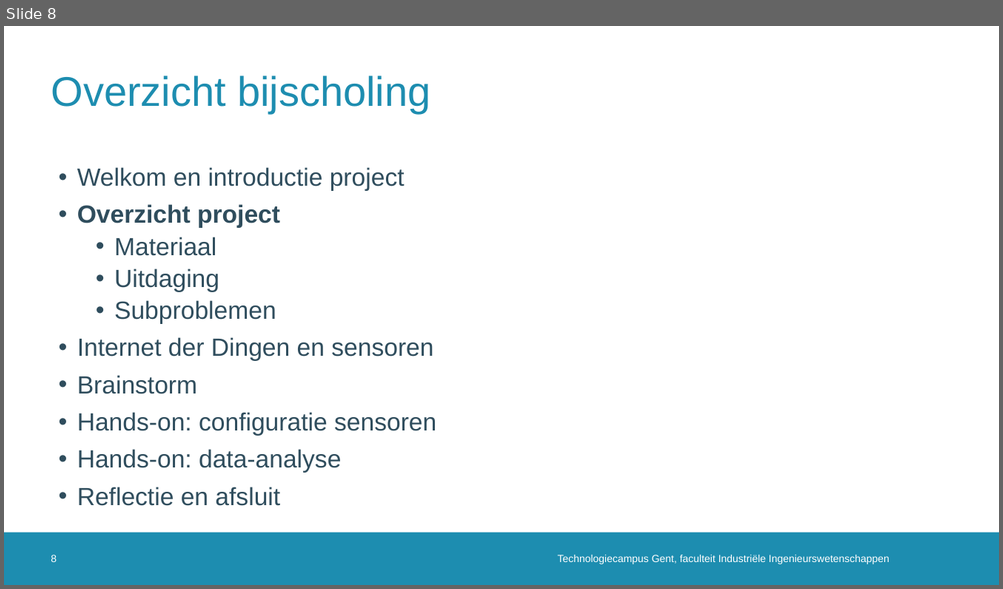
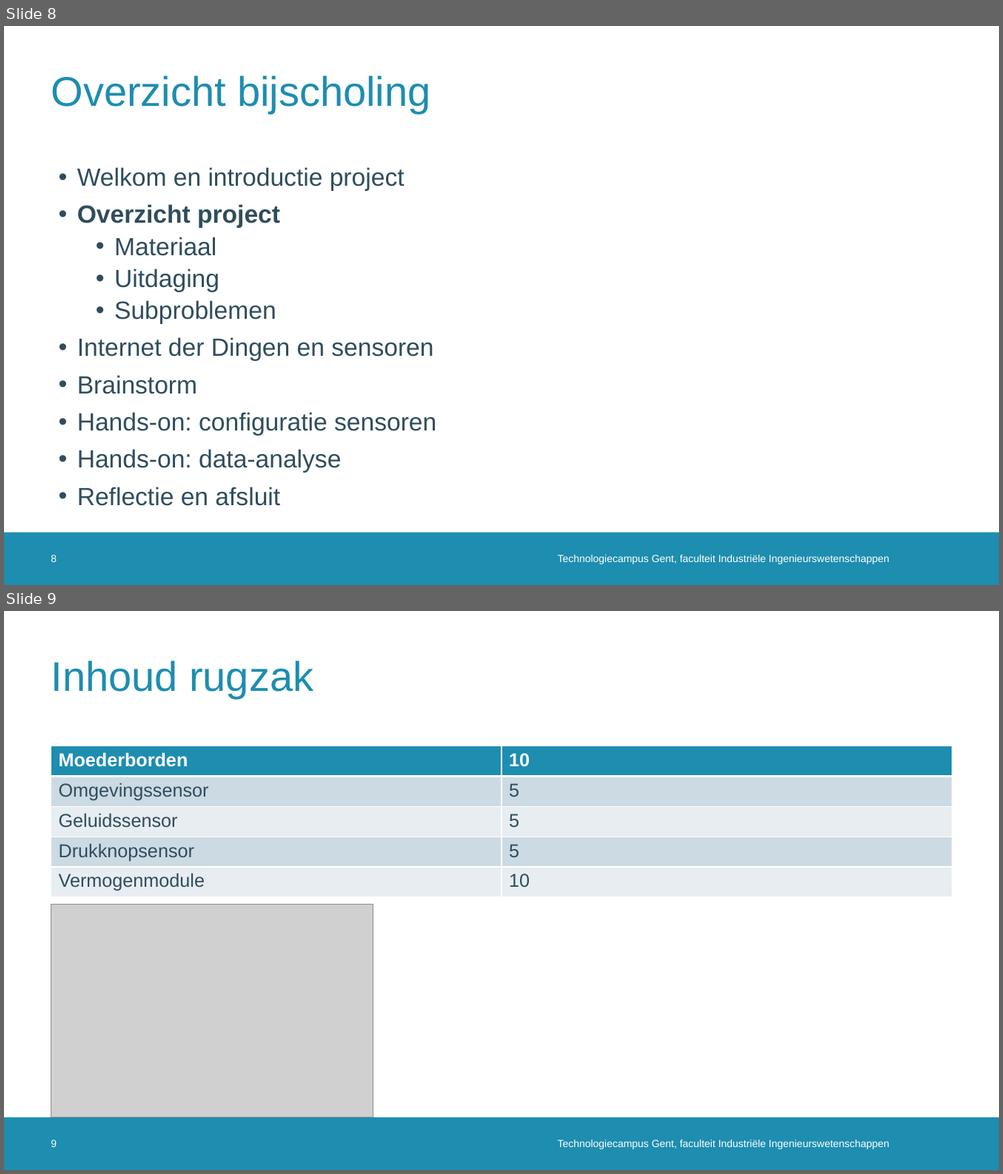
Before and after one commit to dramco-iwast/handleiding-voor-leerkrachten, a slide deck: assets/files/IWAST-bijscholingsmoment.pptx. Shown one above the other, each under a label of ours: slide 8 before the commit, slides 8 and 9 after it. The pictures are 1003x589 and 1003x1174 pixels, drawn with LibreOffice and Linux fonts; fonts in the diff are those of the drawing; grey boxes stand for pictures; background and template pictures are left out. Boxes give left, top, right and bottom in pixels: in the first picture for what was removed or moved away, otherwise in the second. Text is boxed around its words. In the diff, an @@ line names an element or a change of style, - is before the commit and + after.

```diff
--- a/assets/files/IWAST-bijscholingsmoment.pptx
+++ b/assets/files/IWAST-bijscholingsmoment.pptx
@@ slide 9 added at box(4, 611, 999, 1170), background #FFFFFF; not listed: 1 template element that a slide beside it also shows @@
@@ title added at box(51, 661, 313, 698), 40 pt, text #1D8DB0 @@
+Inhoud rugzak
@@ table added at box(51, 746, 952, 897), 5 rows, 2 columns @@
+Moederborden | 10
+Omgevingssensor | 5
+Geluidssensor | 5
+Drukknopsensor | 5
+Vermogenmodule | 10
@@ picture added at box(51, 905, 373, 1119) @@
@@ page number added at box(51, 1140, 57, 1147), 10 pt, text #FFFFFF @@
+9
@@ text added at box(558, 1140, 889, 1150), 10 pt, text #FFFFFF @@
+Technologiecampus Gent, faculteit Industriële Ingenieurswetenschappen
```
Also in this commit, not shown: 1 slide changed, 1 other file.
